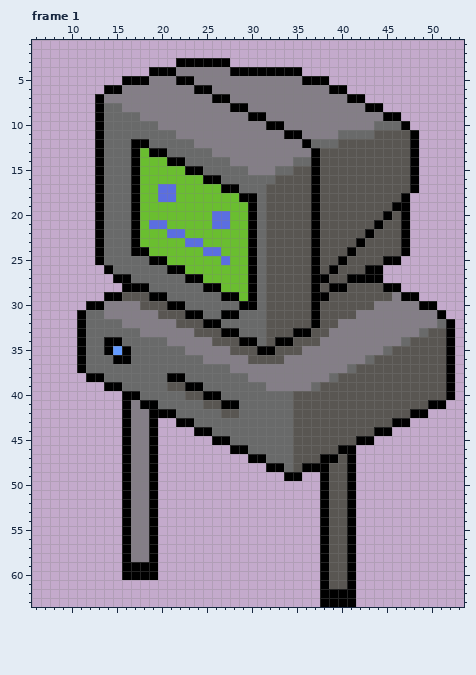
Pixel-art file -- Art/myBUDDY/Walk.aseprite. Above is the file before it was changed.
64x64 pixels, 5 frames. Shown: frame 1: x 6..53, y 1..63. The commit also changed other frames, which this record leaves out.
After the commit:
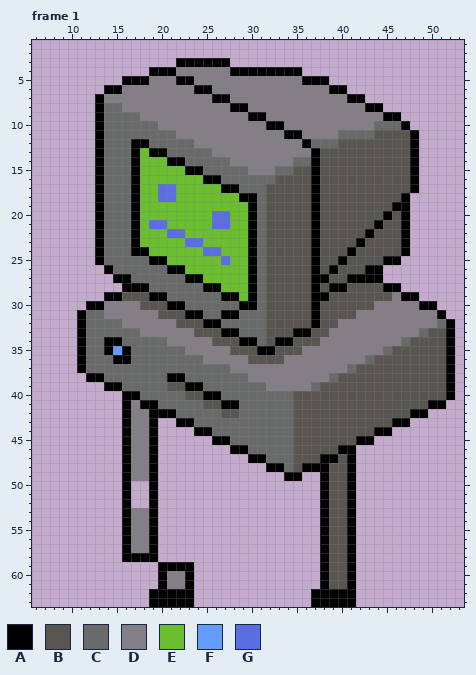
Palette (. is transparent): A #000000  B #595652  C #696a6a  D #847e87  E #6abe30  F #639bff  G #5b6ee1
From old to new:
Frame 1, layer "Body":
y 50..52: x 17..18 DD -> ..
y 58: x 17..18 DD -> AA
y 59: x 16..23 AAAA.... -> ....AAAA
y 60: x 16..23 AAAA.... -> ....ADDA
y 61: x 20..23 .... -> ADDA
y 62..63: x 19..23 ..... -> AAAAA; x 37 . -> A
Where, in picture pixels (left, top, right, bottom), the same in both pictures:
erased: (131, 481, 149, 508)
changed: (122, 553, 194, 607)
added: (311, 589, 320, 607)
